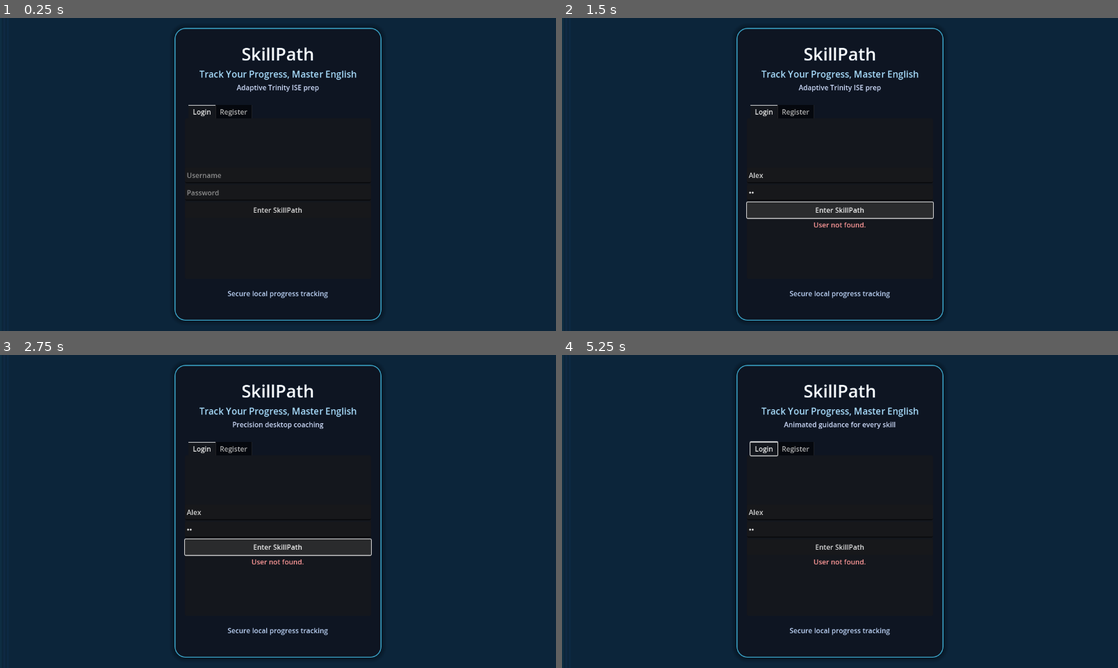
Above: before the commit, frames 1-4 (two rows, left to right).
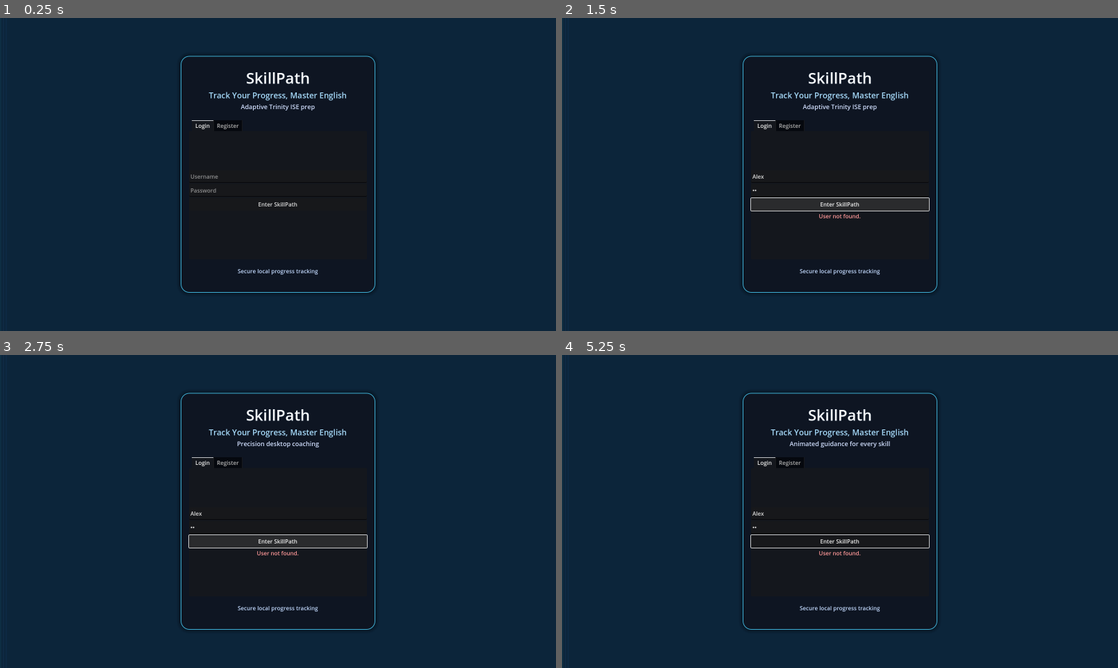
Above: after the commit, the same moments.

Repository: TheLibraryWindow/TheLibraryWindow.github.io
Game: Godot game, scene res://Scenes/LoginMenu.tscn
The game is run twice, just before and just after one commit, with the same random seed, the same clock (stepped at 60 frames per second) and the same inputs.
Inputs (mouse positions are in pixels of both pictures, inside the frame that each line leads up to):
- Up to frame 1 (0.25 s): no input
- Up to frame 2 (1.5 s): click (840, 174) at 0.52 s; type "Alex" at 0.6 s; click (840, 193) at 0.75 s; type "12" at 0.83 s; click "Enter SkillPath" at 1.25 s
- Up to frame 3 (2.75 s): click "Enter SkillPath" at 2 s
- Up to frame 4 (5.25 s): click "Enter SkillPath" at 2.75 s; tap Enter at 3.5, 5 s; move the mouse to (962, 495) at 3.52 s; click (962, 495) at 3.67 s; tap Space at 4.25 s; drag from (728, 527) to (812, 574) at 4.27 s; move the mouse to (895, 442) at 5.02 s; click (895, 442) at 5.17 s

The runs differ from the first frame. In frame 1, 3.1% of the frame differs, in the area x 31-69%, y 3-97%; in frame 2, 3.7%; in frame 3, 3.7%; in frame 4, 3.4%.
Error before the commit: Parse Error: Cannot find member "CONTENT_SCALE_MODE_CANVAS_ITEMS" in base "Viewport". (res://Scripts/ViewportScaler.gd:19)

Commit message:
Remove virtual keyboard and viewport scaling logic
Co-authored-by: thelibrarywindow <thelibrarywindow@proton.me>

Diff:
--- a/Scripts/LoginMenu.gd
+++ b/Scripts/LoginMenu.gd
@@ -109,31 +109,6 @@
 	flow_color.a = 0.08
 	flow_lines.modulate = flow_color
 
-func _connect_virtual_keyboard(field: LineEdit) -> void:
-	field.mouse_filter = Control.MOUSE_FILTER_STOP
-	field.focus_mode = Control.FOCUS_ALL
-	field.focus_entered.connect(func():
-		_show_virtual_keyboard(field)
-	)
-	field.focus_exited.connect(_hide_virtual_keyboard)
-	field.gui_input.connect(func(event: InputEvent):
-		if (event is InputEventScreenTouch or event is InputEventMouseButton) and event.pressed:
-			field.grab_focus()
-			_show_virtual_keyboard(field)
-	)
-
-func _show_virtual_keyboard(field: LineEdit) -> void:
-	if not DisplayServer.has_feature(DisplayServer.FEATURE_VIRTUAL_KEYBOARD):
-		return
-	var rect := field.get_global_rect()
-	var rect_i := Rect2i(Vector2i(rect.position), Vector2i(rect.size))
-	DisplayServer.virtual_keyboard_show(field.text, rect_i)
-
-func _hide_virtual_keyboard() -> void:
-	if not DisplayServer.has_feature(DisplayServer.FEATURE_VIRTUAL_KEYBOARD):
-		return
-	DisplayServer.virtual_keyboard_hide()
-
 func _adjust_layout_margins(viewport_size: Vector2) -> void:
 	var horizontal_margin := clampf(viewport_size.x * LAYOUT_MARGIN_RATIO.x, LAYOUT_MARGIN_MIN.x, LAYOUT_MARGIN_MAX.x)
 	var vertical_margin := clampf(viewport_size.y * LAYOUT_MARGIN_RATIO.y, LAYOUT_MARGIN_MIN.y, LAYOUT_MARGIN_MAX.y)
--- a/Scripts/ViewportScaler.gd
+++ /dev/null
@@ -1,38 +0,0 @@
-extends Node
-
-const DESKTOP_DEFAULT := Vector2i(1600, 900)
-const DESKTOP_MIN := Vector2i(1280, 720)
-const DESKTOP_MAX := Vector2i(2048, 1152)
-
-func _ready() -> void:
-	_update_viewport()
-
-func _notification(what: int) -> void:
-	if what == NOTIFICATION_WM_SIZE_CHANGED:
-		_update_viewport()
-
-func _update_viewport() -> void:
-	var viewport := get_viewport()
-	var window_size := DisplayServer.window_get_size()
-	var target_size := _get_desktop_view_size(window_size)
-
-	viewport.content_scale_mode = Viewport.CONTENT_SCALE_MODE_CANVAS_ITEMS
-	viewport.content_scale_aspect = Viewport.CONTENT_SCALE_ASPECT_KEEP
-	viewport.content_scale_size = target_size
-
-func _get_desktop_view_size(window_size: Vector2i) -> Vector2i:
-	if window_size == Vector2i.ZERO:
-		return DESKTOP_DEFAULT
-
-	var width := clampi(window_size.x, DESKTOP_MIN.x, DESKTOP_MAX.x)
-	var height := clampi(window_size.y, DESKTOP_MIN.y, DESKTOP_MAX.y)
-
-	# Maintain a 16:9 friendly aspect ratio for consistent desktop layout.
-	var target_aspect := float(DESKTOP_DEFAULT.x) / float(DESKTOP_DEFAULT.y)
-	var current_aspect := float(width) / float(height)
-	if current_aspect > target_aspect:
-		width = int(round(height * target_aspect))
-	else:
-		height = int(round(width / target_aspect))
-
-	return Vector2i(width, height)
--- a/project.godot
+++ b/project.godot
@@ -15,14 +15,10 @@
 config/features=PackedStringArray("4.5", "Forward+")
 config/icon="res://icon.svg"
 
-[autoload]
-
-ViewportScaler="*res://Scripts/ViewportScaler.gd"
-
 [display]
 
-window/size/viewport_width=1280
-window/size/viewport_height=720
+window/size/viewport_width=1600
+window/size/viewport_height=900
 
 [rendering]
 
Not shown, changed: export_presets.cfg
Binary file removed: index.apple-touch-icon.png
Not shown, removed: index.apple-touch-icon.png.import
Not shown, changed: index.html
